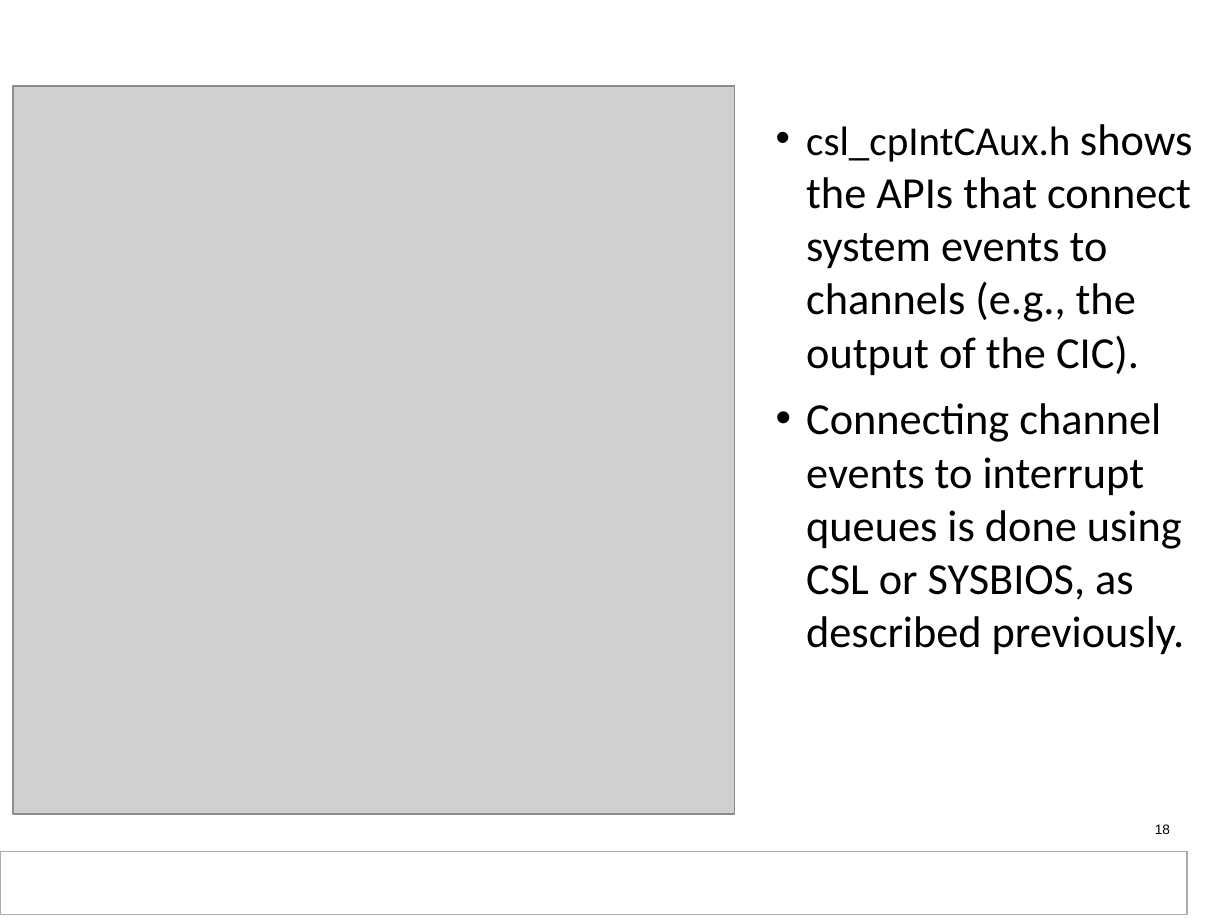
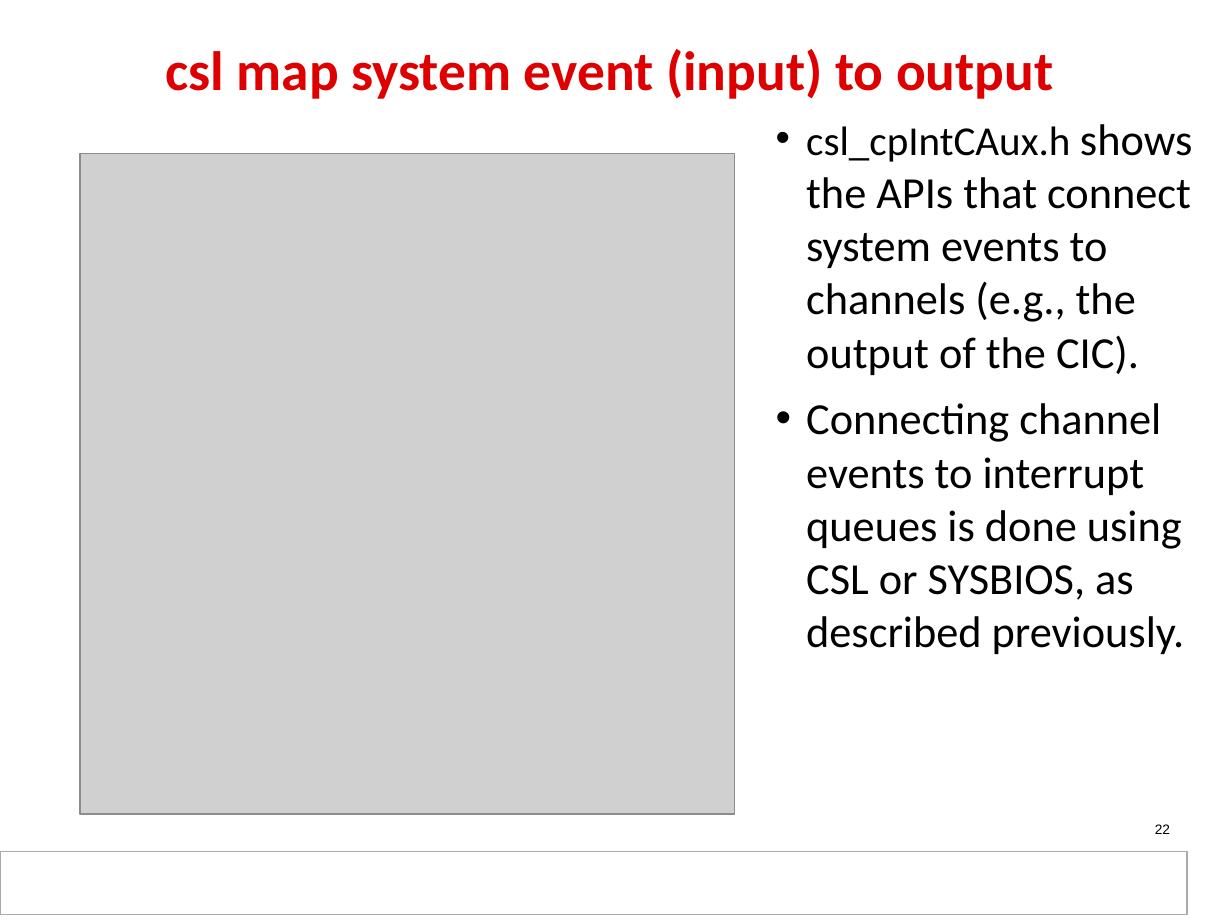
Before and after one commit to hari1989/keystone-workshop, a slide deck: slide 22 of slides/KeyStone_Interrupts.pptx (slide 18 before the commit). Drawn at 1232x924 pixels with LibreOffice and Linux fonts; fonts in the diff are those of the drawing; grey boxes stand for pictures; background and template pictures are left out. Boxes give left, top, right and bottom in pixels: in the first picture for what was removed or moved away, otherwise in the second. Text is boxed around its words. In the diff, an @@ line names an element or a change of style, - is before the commit and + after.

```diff
--- a/slides/KeyStone_Interrupts.pptx
+++ b/slides/KeyStone_Interrupts.pptx
@@ title added at [165,49,1053,99], 32.4 pt, text #DE0000, bold @@
+csl map system event (input) to output
@@ picture: place and size @@
-picture at [14,86,734,814]
+picture at [80,154,734,814]
@@ page number at [1155,824,1170,834]: text changed @@
-18
+22
```
Also in this commit, not shown: 4 other slides changed, 10 slides added, 7 slides removed.
